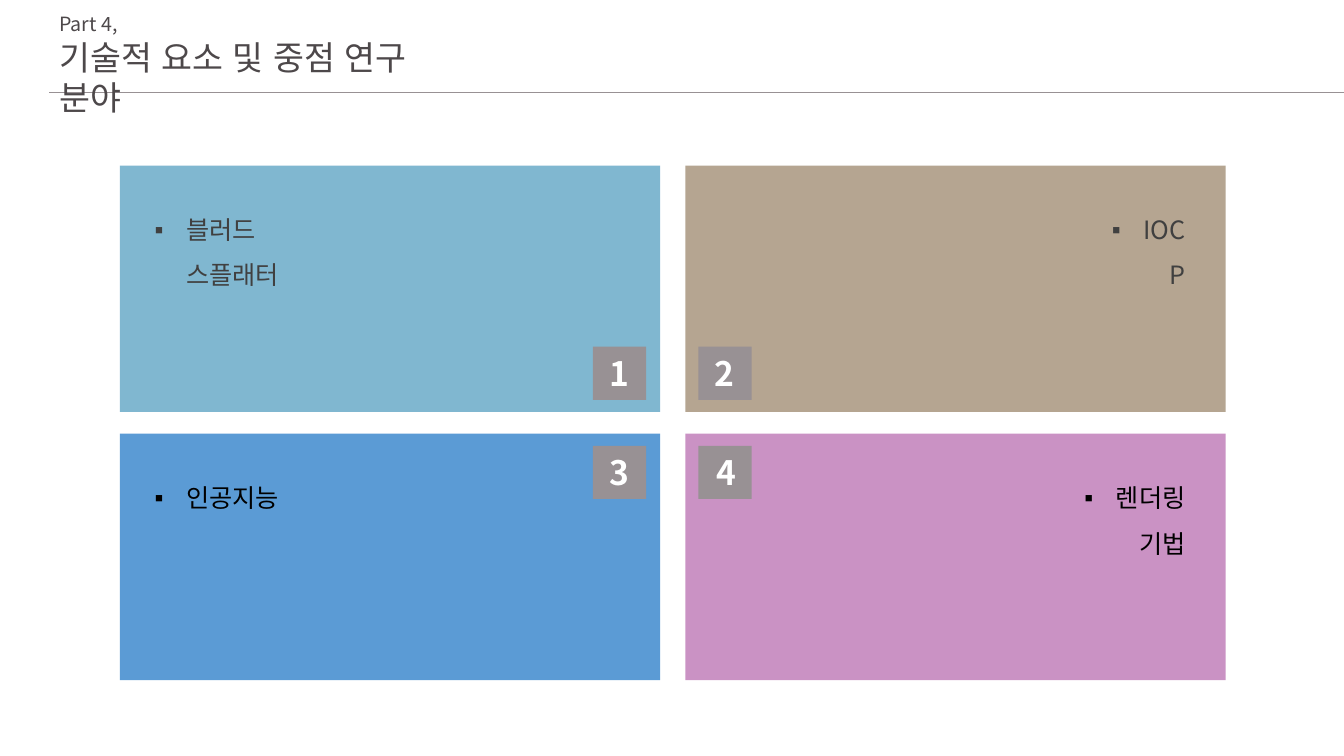
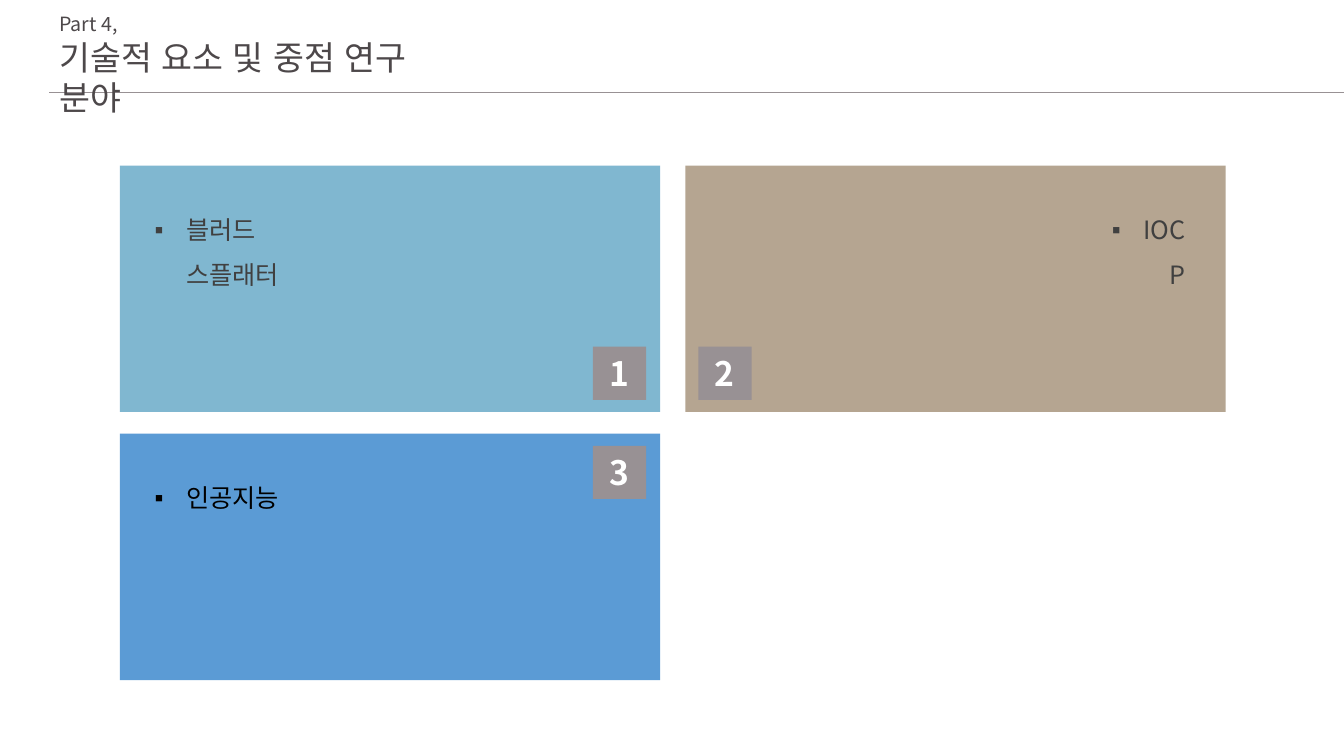
Before and after one commit to ghk01214/KPUFinalGame-deprecated-, a slide deck: slide 7 of docs/초안.pptx (slide 5 before the commit). Drawn at 1344x756 pixels with LibreOffice and Linux fonts; fonts in the diff are those of the drawing. Boxes give left, top, right and bottom in pixels: in the first picture for what was removed or moved away, otherwise in the second. Text is boxed around its words. In the diff, an @@ line names an element or a change of style, - is before the commit and + after.

```diff
--- a/docs/초안.pptx
+++ b/docs/초안.pptx
@@ rectangle removed at (686,434,1226,680) @@
@@ rectangle removed at (699,446,752,499) @@
@@ rectangle removed at (705,447,746,497) @@
-4
@@ text removed at (1116,486,1186,555) @@
-▪ 렌더링 기법
```
Also in this commit, not shown: 1 other slide changed, 2 slides added.
